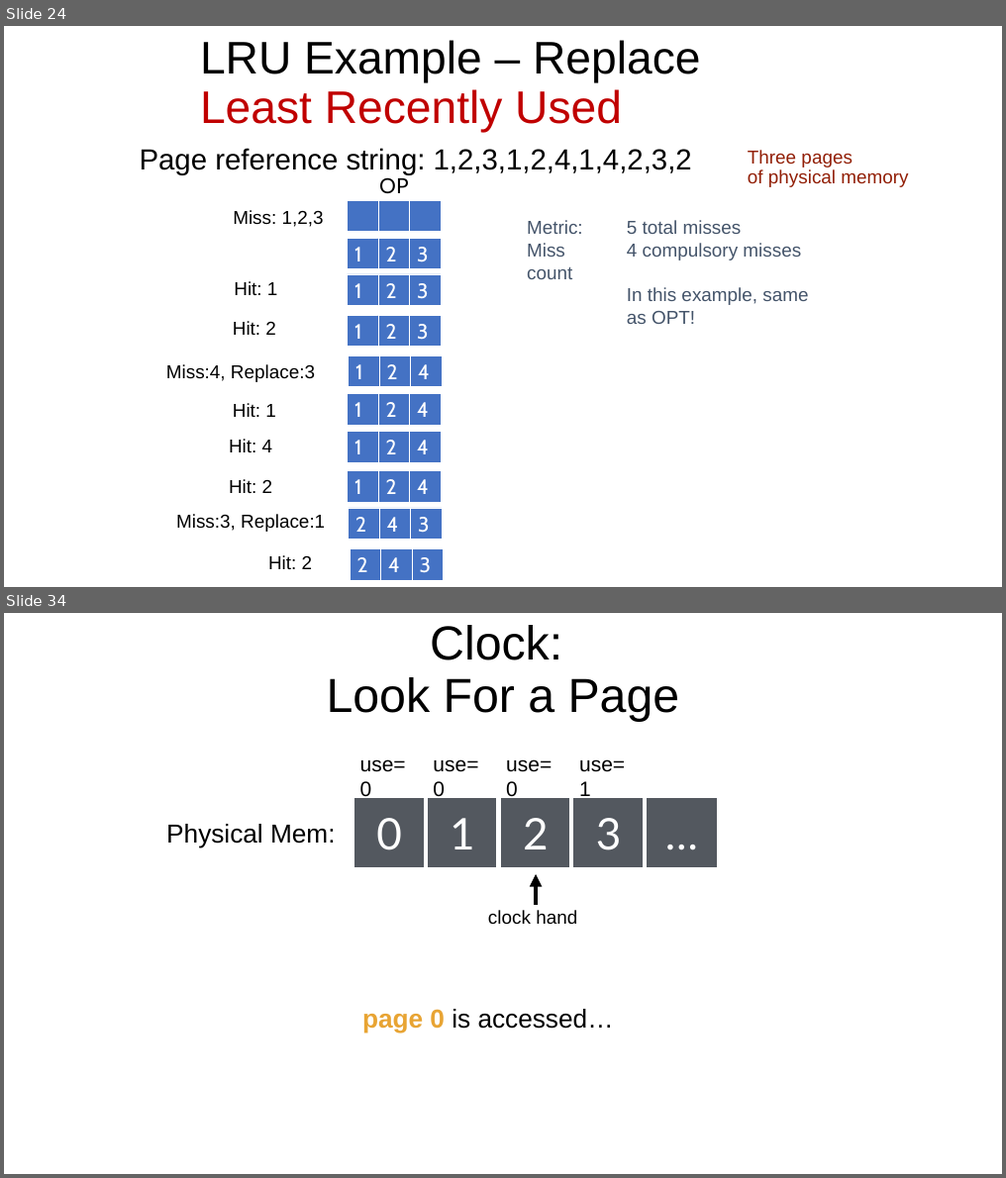
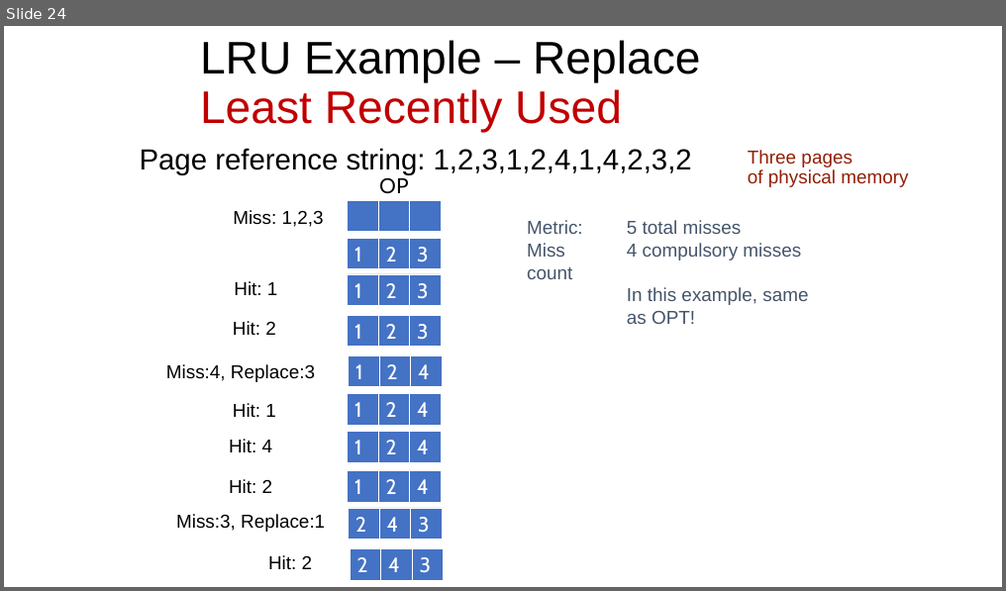
Before and after one commit to ngsrinivas/coursegen, a slide deck: ex/416-F23/staging/416-F23/lectures/08-virtual-memory.pptx. Shown one above the other, each under a label of ours: slides 24 and 34 before the commit, slide 24 after it; the slides between them are not shown. The pictures are 1006x1178 and 1006x591 pixels, drawn with LibreOffice and Linux fonts; fonts in the diff are those of the drawing. Boxes give left, top, right and bottom in pixels: in the first picture for what was removed or moved away, otherwise in the second. Text is boxed around its words. In the diff, an @@ line names an element or a change of style, - is before the commit and + after.

```diff
--- a/ex/416-F23/staging/416-F23/lectures/08-virtual-memory.pptx
+++ b/ex/416-F23/staging/416-F23/lectures/08-virtual-memory.pptx
@@ slide 34 removed at [4, 613, 1002, 1174], background #FFFFFF @@
@@ title removed at [327, 625, 680, 721] @@
-Clock:
-Look For a Page
@@ text removed at [360, 760, 406, 800] @@
-use=0
@@ text removed at [433, 760, 478, 800] @@
-use=0
@@ text removed at [506, 760, 551, 800] @@
-use=0
@@ text removed at [579, 760, 625, 800] @@
-use=1
@@ rectangle removed at [352, 796, 426, 869] @@
-0
@@ rectangle removed at [426, 796, 500, 869] @@
-1
@@ rectangle removed at [499, 796, 573, 869] @@
-2
@@ rectangle removed at [571, 796, 646, 869] @@
-3
@@ rectangle removed at [645, 796, 719, 869] @@
-…
@@ text removed at [166, 824, 336, 849] @@
-Physical Mem:
@@ arrow removed from (536, 905) to (536, 874) @@
@@ text removed at [488, 910, 577, 925] @@
-clock hand
@@ text removed at [362, 1009, 614, 1034] @@
-page 0 is accessed…
```
Also in this commit, not shown: 18 other slides removed, 7 other files.
